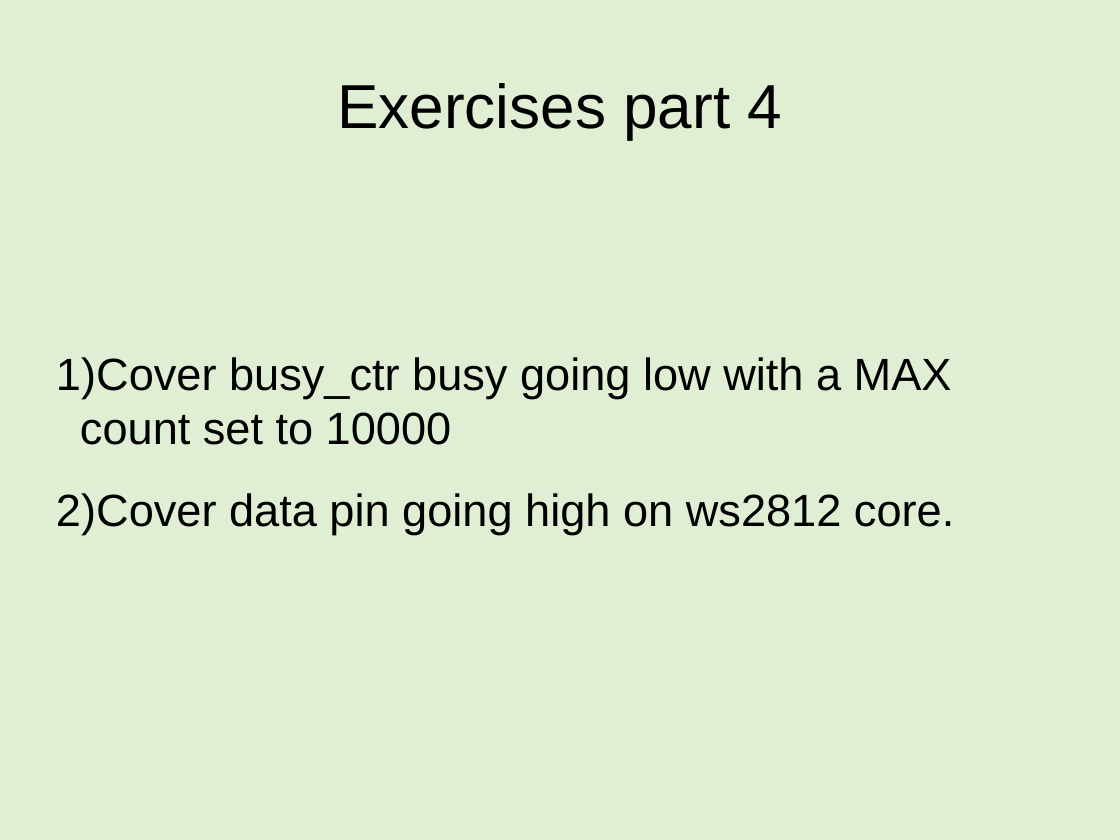
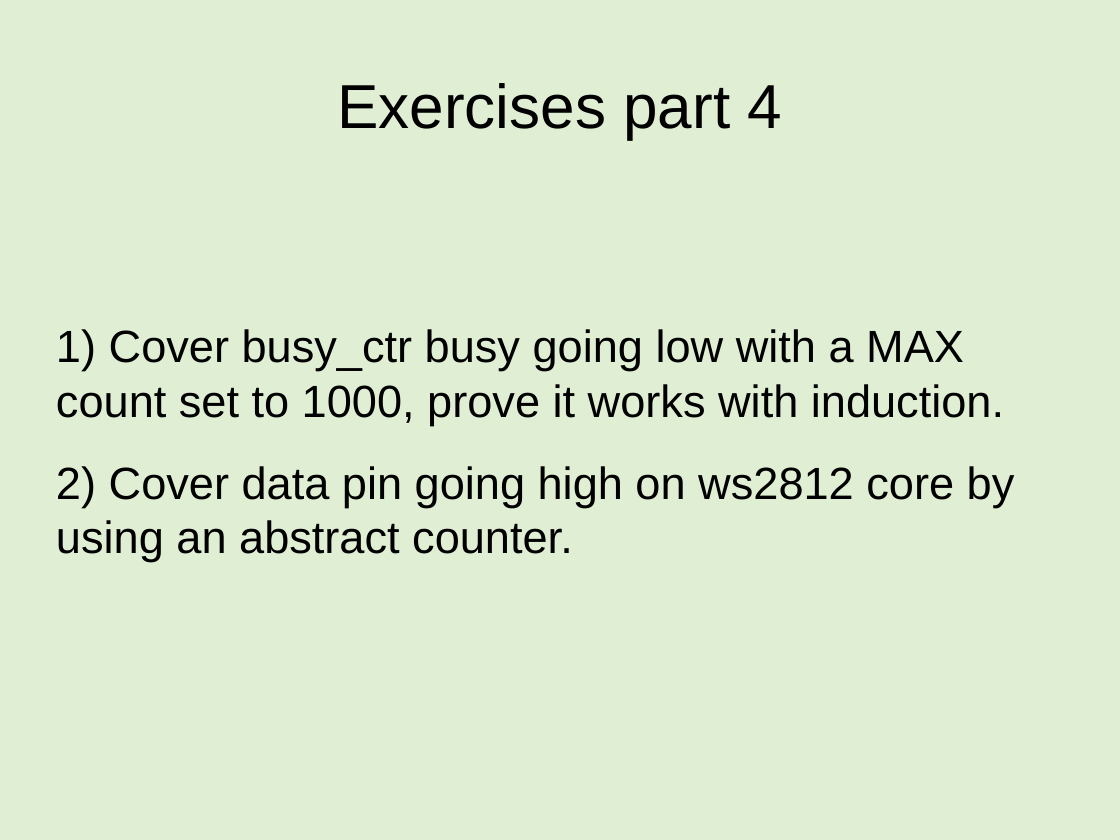
Before and after one commit to mattvenn/formal-intro-course, a slide deck: slide 53 of intro-course-slides.odp (slide 58 before the commit). Drawn at 1120x840 pixels with LibreOffice and Linux fonts; fonts in the diff are those of the drawing. Boxes give left, top, right and bottom in pixels: in the first picture for what was removed or moved away, otherwise in the second. Text is boxed around its words. In the diff, an @@ line names an element or a change of style, - is before the commit and + after.

```diff
--- a/intro-course-slides.odp
+++ b/intro-course-slides.odp
@@ subtitle at [56, 329, 1015, 562]: text changed @@
-1) Cover busy_ctr busy going low with a MAX count set to 10000
-2) Cover data pin going high on ws2812 core.
+1) Cover busy_ctr busy going low with a MAX count set to 1000, prove it works with induction.
+2) Cover data pin going high on ws2812 core by using an abstract counter.
```
Also in this commit, not shown: 3 other slides changed, 1 slide added.
